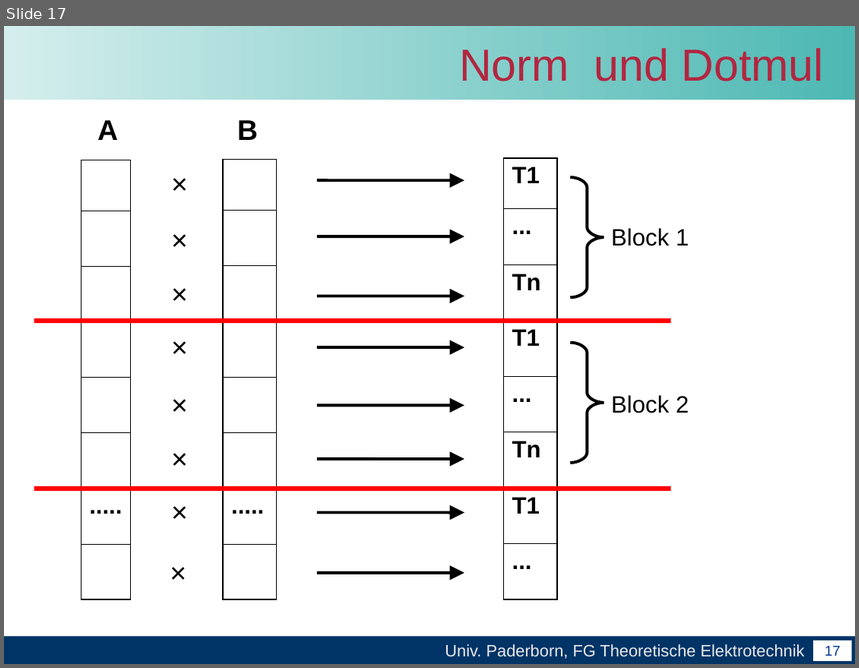
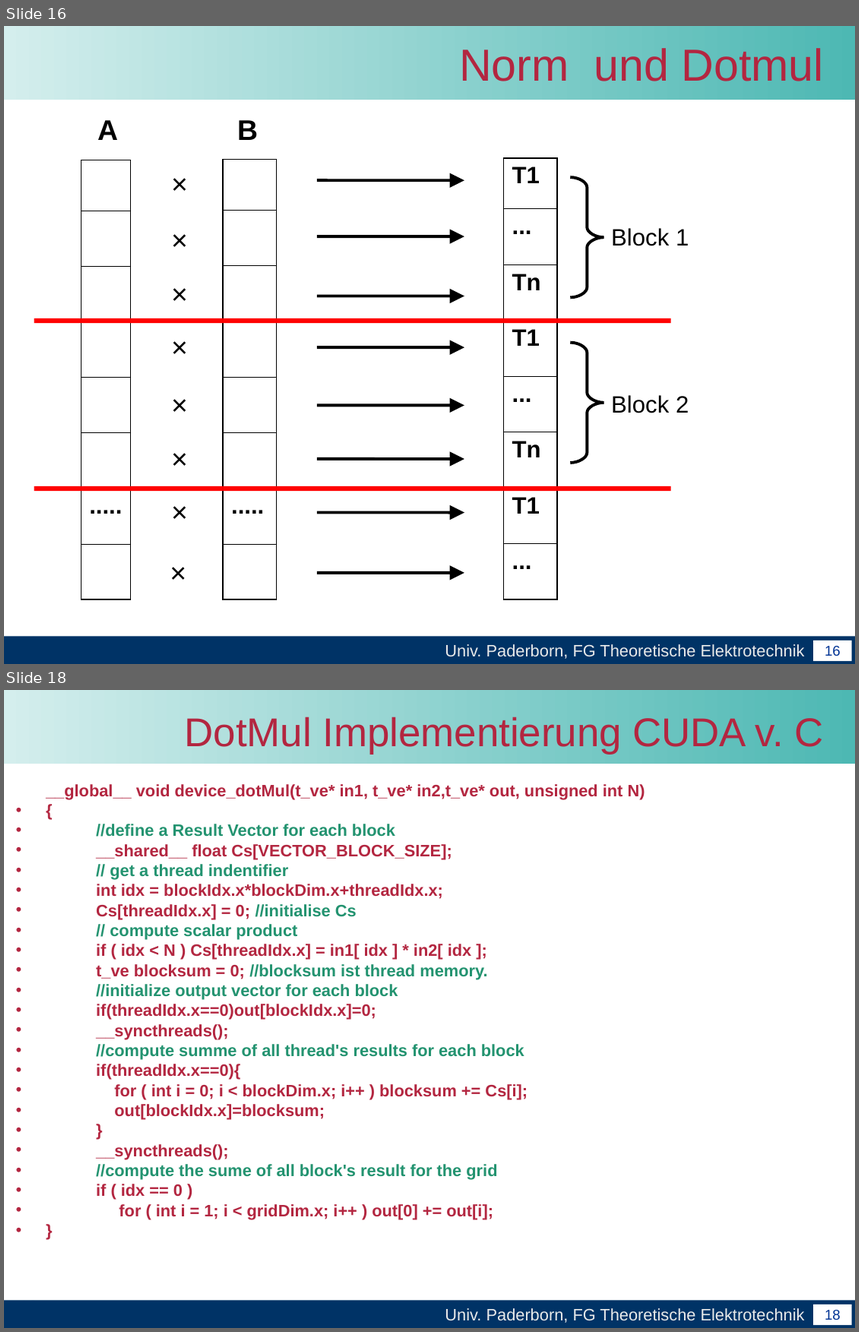
Before and after one commit to unconditional/projektarbeitcuda, a slide deck: Vortrag/Zwischenvortrag der Projektarbeit CUDA.ppt. Shown one above the other, each under a label of ours: slide 17 before the commit, slides 16 and 18 after it; the slides between them are not shown. The pictures are 859x668 and 859x1332 pixels, drawn with LibreOffice and Linux fonts; fonts in the diff are those of the drawing; background and template pictures are left out. Boxes give left, top, right and bottom in pixels: in the first picture for what was removed or moved away, otherwise in the second. Text is boxed around its words. In the diff, an @@ line names an element or a change of style, - is before the commit and + after.

```diff
--- a/Vortrag/Zwischenvortrag der Projektarbeit CUDA.ppt
+++ b/Vortrag/Zwischenvortrag der Projektarbeit CUDA.ppt
@@ slide 18 added at [4, 690, 855, 1328], background #FFFFFF; not listed: 4 template elements that a slide beside it also shows @@
@@ title added at [185, 717, 824, 754], 34 pt, text #B32640 @@
+DotMul Implementierung CUDA v. C
@@ text added at [46, 784, 645, 1220], 14 pt, text #B32640, bold @@
+__global__ void device_dotMul(t_ve* in1, t_ve* in2,t_ve* out, unsigned int N)
+• {
+• //define a Result Vector for each block
+• __shared__ float Cs[VECTOR_BLOCK_SIZE];
+• // get a thread indentifier
+• int idx = blockIdx.x*blockDim.x+threadIdx.x;
+• Cs[threadIdx.x] = 0; //initialise Cs
+• // compute scalar product
+• if ( idx < N ) Cs[threadIdx.x] = in1[ idx ] * in2[ idx ];
+• t_ve blocksum = 0; //blocksum ist thread memory.
+• //initialize output vector for each block
+• if(threadIdx.x==0)out[blockIdx.x]=0;
+• __syncthreads();
+• //compute summe of all thread's results for each block
+• if(threadIdx.x==0){
+• for ( int i = 0; i < blockDim.x; i++ ) blocksum += Cs[i];
+• out[blockIdx.x]=blocksum;
+• }
+• __syncthreads();
+• //compute the sume of all block's result for the grid
+• if ( idx == 0 )
+• for ( int i = 1; i < gridDim.x; i++ ) out[0] += out[i];
+• }
@@ what was slide 17 is now slide 16 @@
@@ page number at [825, 646, 841, 657]: text changed @@
-17
+16
```
Also in this commit, not shown: 2 other slides added, 2 slides removed.
